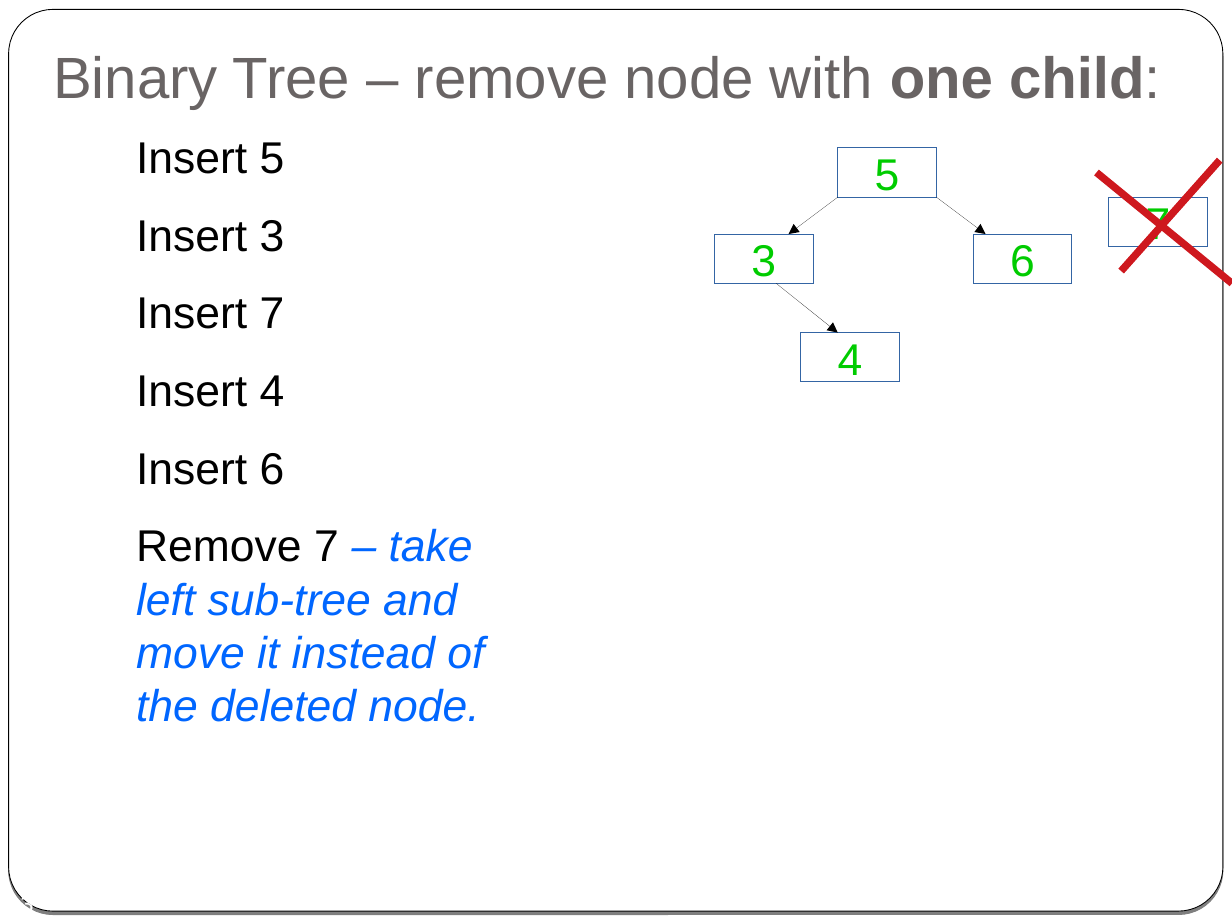
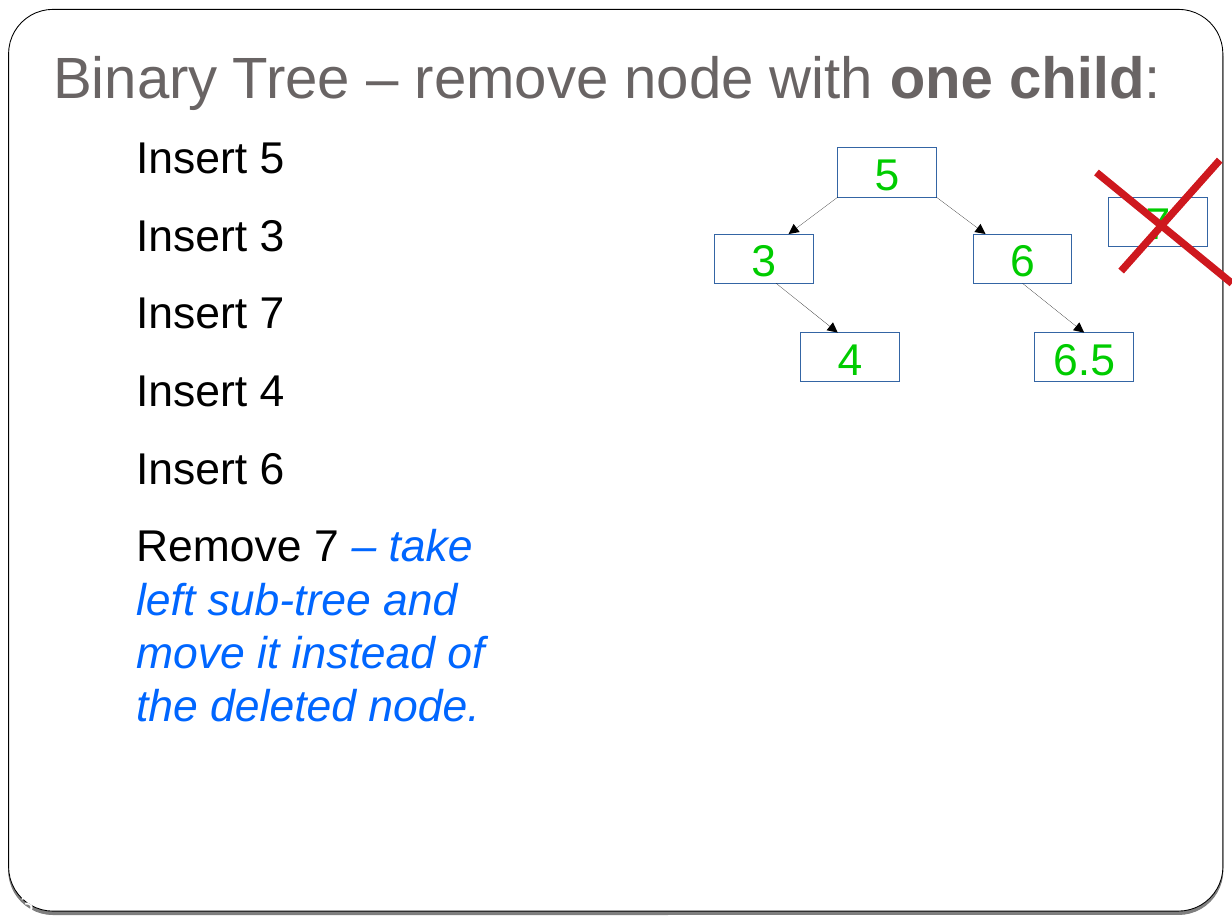
Before and after one commit to cpp-at-ariel/cpp-5779, a slide deck: slide 13 of 03-composition-references/slides-binary-tree.odp. Drawn at 1232x924 pixels with LibreOffice and Linux fonts; fonts in the diff are those of the drawing. Boxes give left, top, right and bottom in pixels: in the first picture for what was removed or moved away, otherwise in the second. Text is boxed around its words. In the diff, an @@ line names an element or a change of style, - is before the commit and + after.

```diff
--- a/03-composition-references/slides-binary-tree.odp
+++ b/03-composition-references/slides-binary-tree.odp
@@ arrow added from (1023, 283) to (1084, 333), #000000 0 pt @@
@@ rectangle added at (1035, 333, 1133, 382), outline #3465A4 0 pt, 26 pt, text #00CC00 @@
+6.5
```
Also in this commit, not shown: 1 other slide changed, 5 other files.
